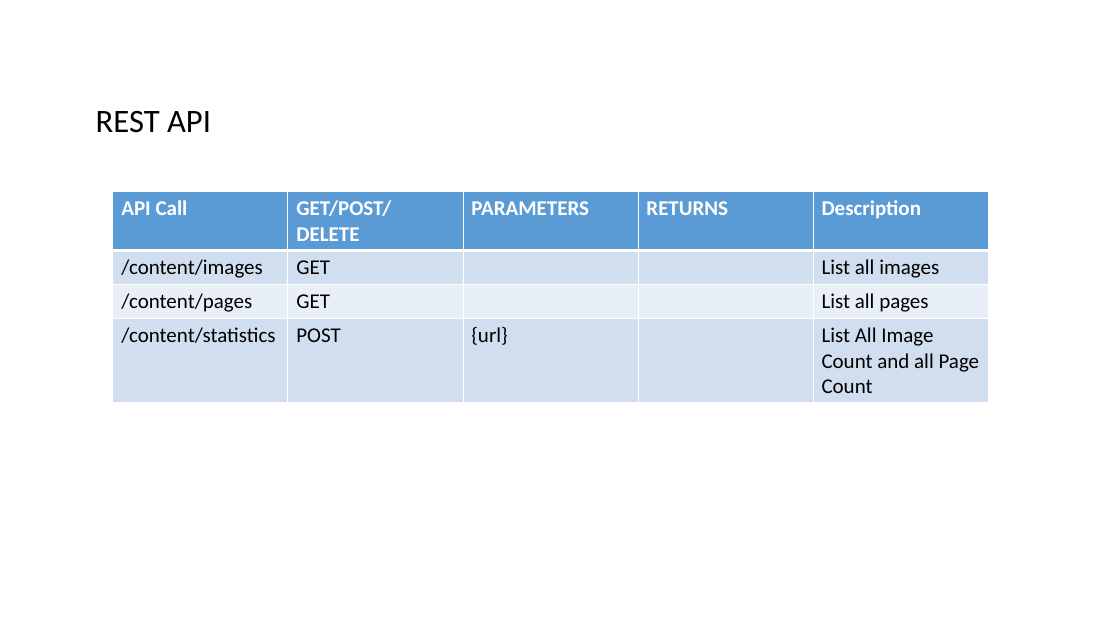
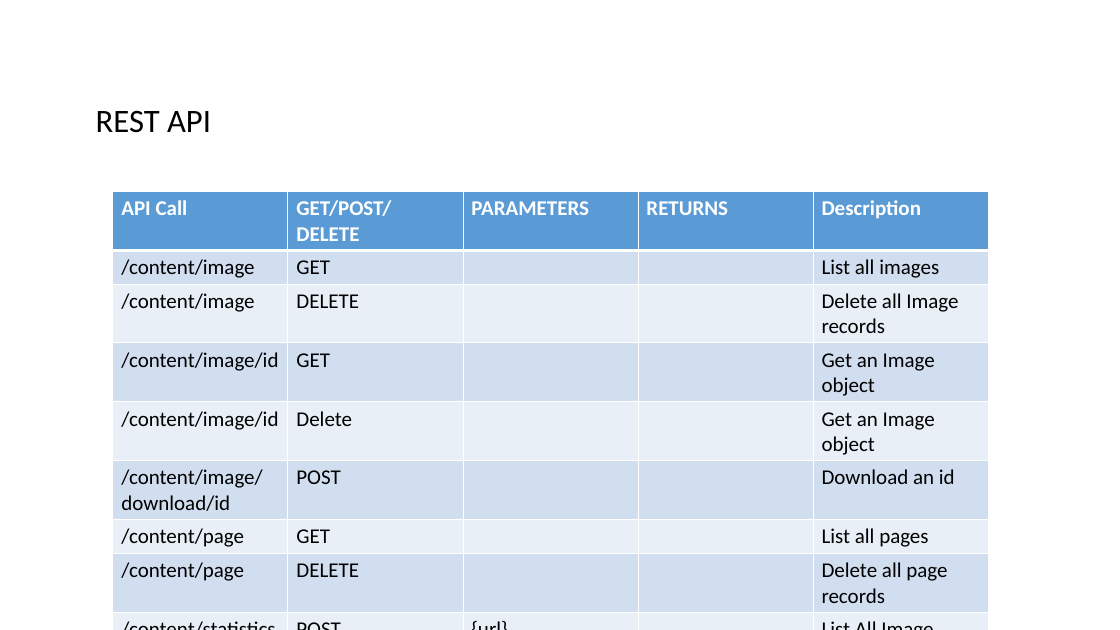
Before and after one commit to datim/squid, a slide deck: slide 20 of docs/design.pptx. Drawn at 1120x630 pixels with LibreOffice and Linux fonts; fonts in the diff are those of the drawing. Boxes give left, top, right and bottom in pixels: in the first picture for what was removed or moved away, otherwise in the second. Text is boxed around its words. In the diff, an @@ line names an element or a change of style, - is before the commit and + after.

```diff
--- a/docs/design.pptx
+++ b/docs/design.pptx
@@ table at [113, 192, 986, 630] @@
-row 2: /content/images | GET |  |  | List all images
-row 3: /content/pages | GET |  |  | List all pages
+row 2: /content/image | GET |  |  | List all images
+row 3: /content/image | DELETE |  |  | Delete all Image records
+row 4: /content/image/id | GET |  |  | Get an Image object
+row 5: /content/image/id | Delete |  |  | Get an Image object
+row 6: /content/image/download/id | POST |  |  | Download an id
+row 7: /content/page | GET |  |  | List all pages
+row 8: /content/page | DELETE |  |  | Delete all page records
```
Also in this commit, not shown: 5 other slides changed, 11 other files.
